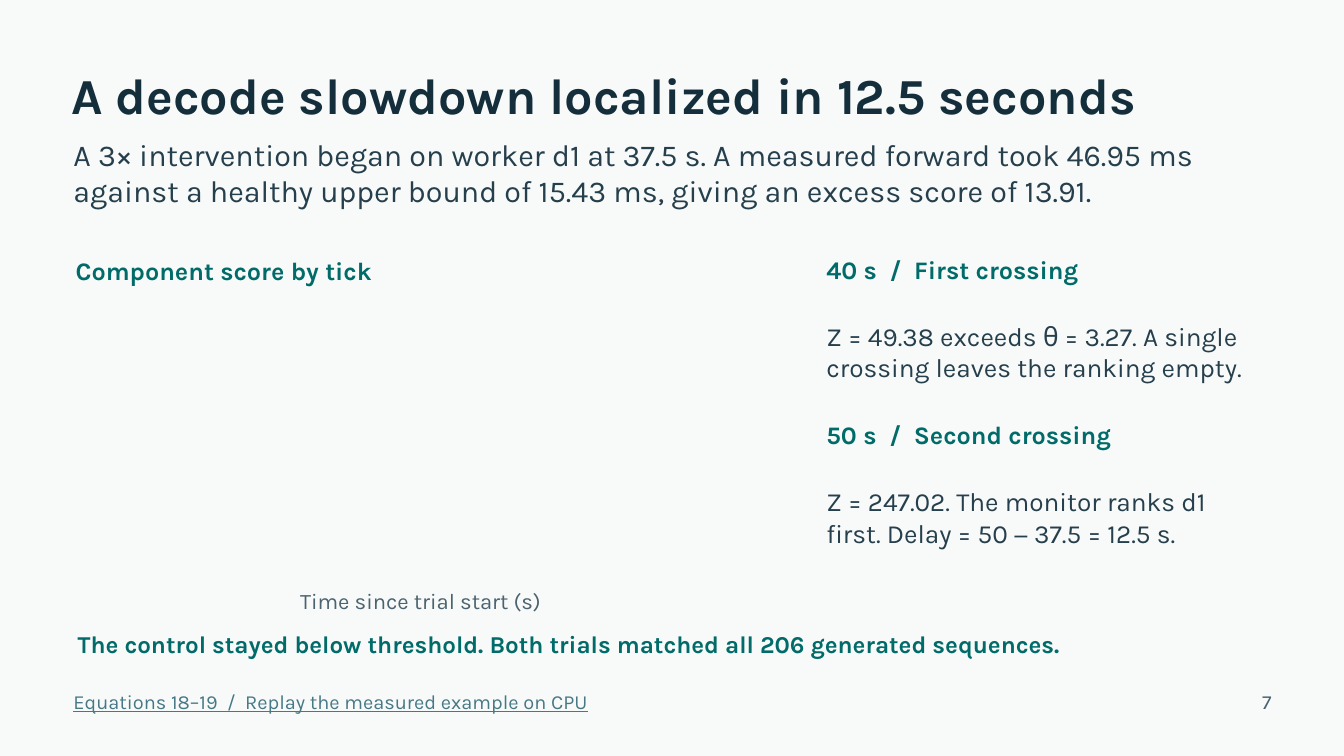
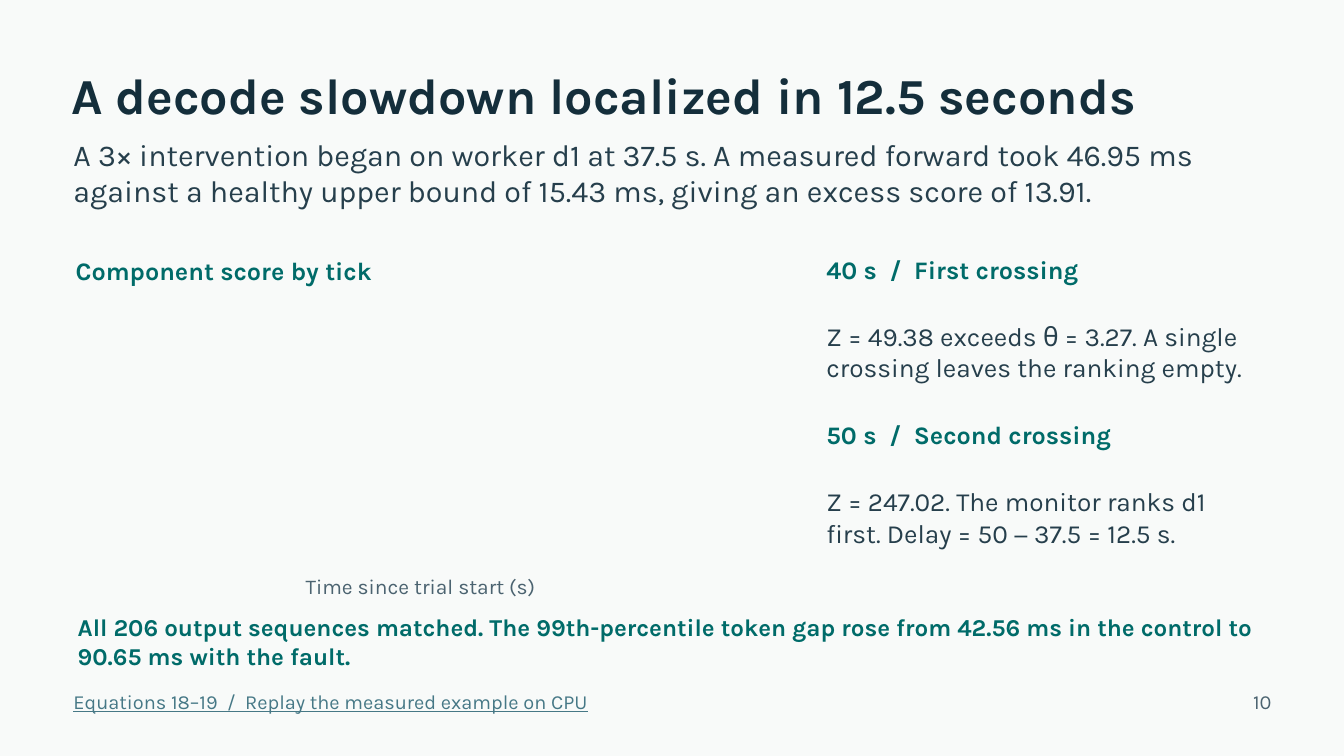
Before and after one commit to sid15022/DAT-CS5903, a slide deck: slide 10 of docs/Final_Project_Presentation.pptx (slide 7 before the commit). Drawn at 1344x756 pixels with LibreOffice and Linux fonts; fonts in the diff are those of the drawing. Boxes give left, top, right and bottom in pixels: in the first picture for what was removed or moved away, otherwise in the second. Text is boxed around its words. In the diff, an @@ line names an element or a change of style, - is before the commit and + after.

```diff
--- a/docs/Final_Project_Presentation.pptx
+++ b/docs/Final_Project_Presentation.pptx
@@ text "Time since trial start (s)": place and size @@
-text "Time since trial start (s)" at [300,593,541,612]
+text "Time since trial start (s)" at [306,579,535,596]
@@ text "Time since trial start (s)" at [306,579,535,596]: size 15.8 to 15 pt @@
@@ text at [78,619,1252,666]: text changed @@
-The control stayed below threshold. Both trials matched all 206 generated sequences.
+All 206 output sequences matched. The 99th-percentile token gap rose from 42.56 ms in the control to 90.65 ms with the fault.
@@ text at [1253,696,1271,709]: text changed @@
-7
+10
```
Also in this commit, not shown: 11 other slides changed, 3 slides added.
